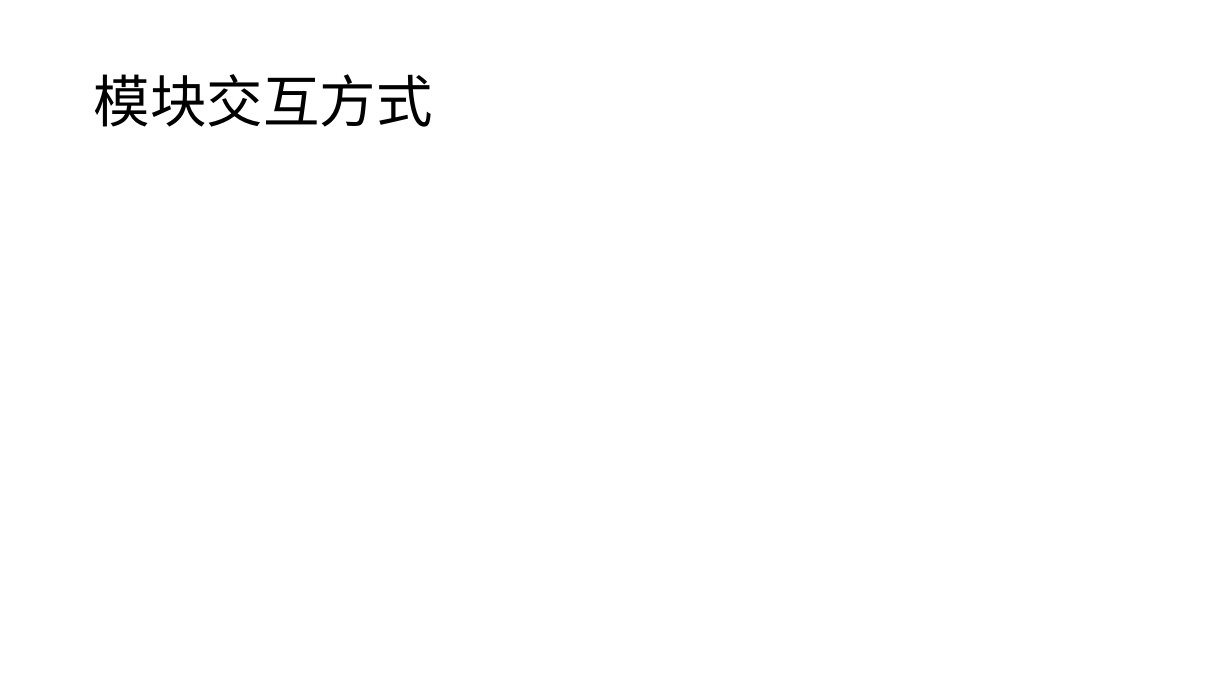
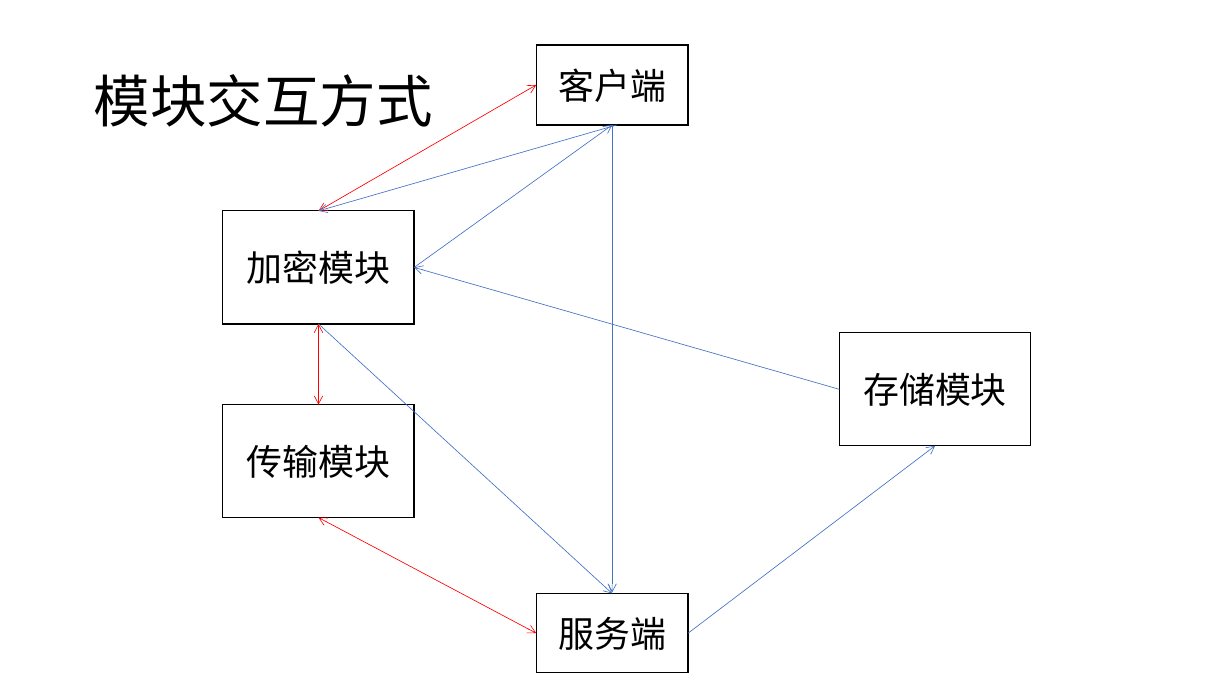
Before and after one commit to royalvald/MediumTest, a slide deck: slide 6 of 基于加密搜索的可靠在线文件管理系统.pptx. Drawn at 1232x693 pixels with LibreOffice and Linux fonts; fonts in the diff are those of the drawing. Boxes give left, top, right and bottom in pixels: in the first picture for what was removed or moved away, otherwise in the second. Text is boxed around its words. In the diff, an @@ line names an element or a change of style, - is before the commit and + after.

Commit message:
new changes

```diff
--- a/基于加密搜索的可靠在线文件管理系统.pptx
+++ b/基于加密搜索的可靠在线文件管理系统.pptx
@@ rectangle added at (x1=536, y1=45, x2=688, y2=126), fill #FFFFFF, outline #000000 1 pt, 28 pt, text #000000 @@
+客户端
@@ double arrow added from (536, 85) to (319, 211), #FF0000 0.5 pt @@
@@ arrow added from (616, 125) to (319, 211), #4472C4 0.5 pt @@
@@ arrow added from (414, 267) to (613, 125), #4472C4 0.5 pt @@
@@ arrow added from (613, 125) to (613, 592), #4472C4 0.5 pt @@
@@ arrow added from (613, 125) to (613, 125), #4472C4 0.5 pt @@
@@ rectangle added at (x1=223, y1=211, x2=414, y2=323), fill #FFFFFF, outline #000000 1 pt, 28 pt, text #000000 @@
+加密模块
@@ arrow added from (839, 389) to (414, 267), #4472C4 0.5 pt @@
@@ double arrow added from (319, 324) to (319, 405), #FF0000 0.5 pt @@
@@ arrow added from (319, 324) to (613, 593), #4472C4 0.5 pt @@
@@ rectangle added at (x1=839, y1=333, x2=1031, y2=445), fill #FFFFFF, outline #000000 1 pt, 28 pt, text #000000 @@
+存储模块
@@ rectangle added at (x1=223, y1=405, x2=414, y2=518), fill #FFFFFF, outline #000000 1 pt, 28 pt, text #000000 @@
+传输模块
@@ arrow added from (689, 633) to (935, 446), #4472C4 0.5 pt @@
@@ double arrow added from (319, 518) to (536, 633), #FF0000 0.5 pt @@
@@ rectangle added at (x1=536, y1=593, x2=688, y2=673), fill #FFFFFF, outline #000000 1 pt, 28 pt, text #000000 @@
+服务端
```
